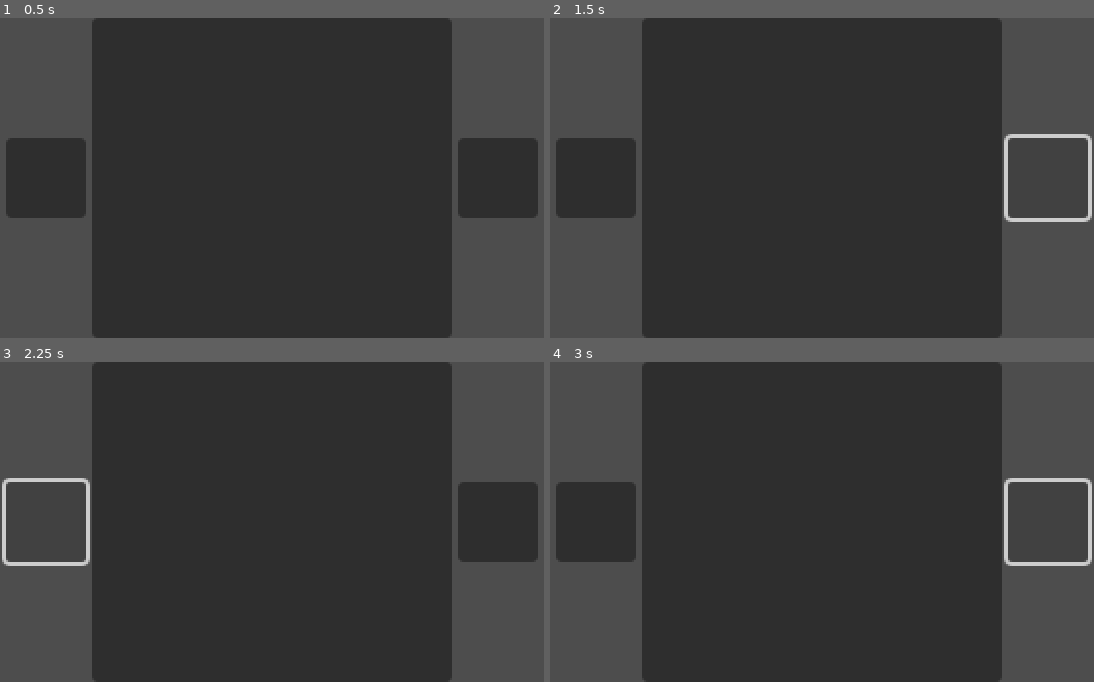
Above: before the commit, frames 1-4 (two rows, left to right).
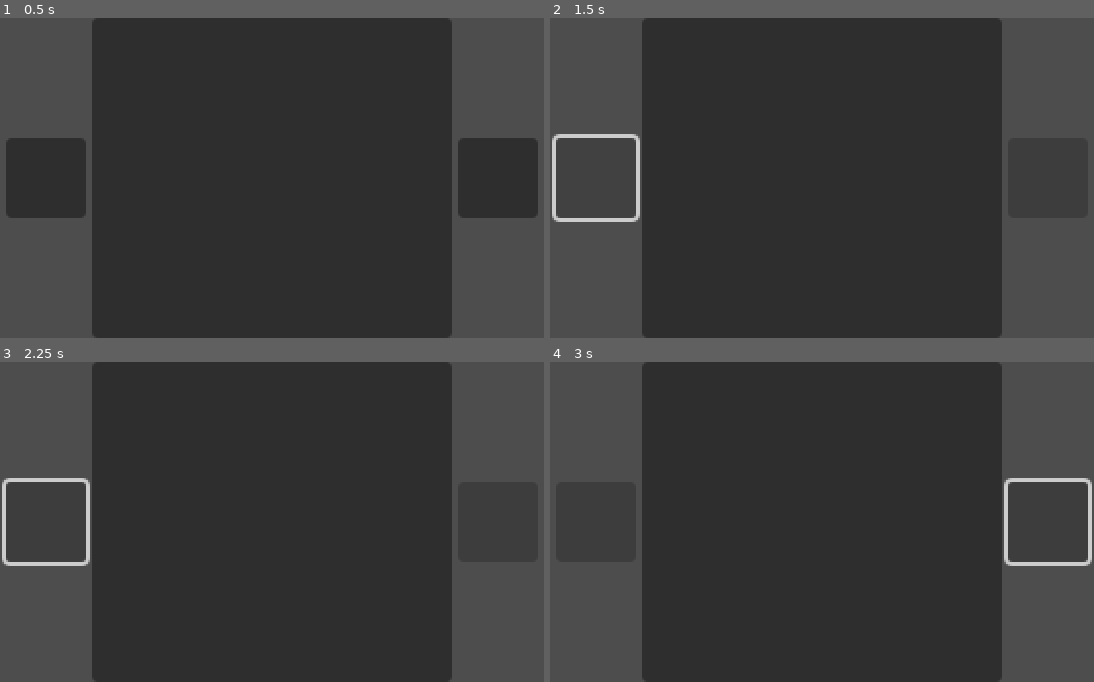
Above: after the commit, the same moments.

Repository: CubicMaldo/juego-estructura-ii
Game: Godot game, scene res://node_2d.tscn
Same seed, same stepped clock (60 frames per second), same inputs: the game is played once before the commit and once after it.
Inputs (mouse positions are in pixels of both pictures, inside the frame that each line leads up to; where the layout moved, square brackets give the same spot in the first picture):
- Up to frame 1 (0.5 s): no input
- Up to frame 2 (1.5 s): click (593, 178) at 0.5 s; click (593, 178) [1050, 178] at 1.25 s
- Up to frame 3 (2.25 s): click (43, 522) at 2 s
- Up to frame 4 (3 s): click (1050, 522) at 2.77 s

Frame 1 is identical in both runs. In frame 2, 1.5% of the frame differs, in the area x 0-100%, y 36-64%; in frame 3, less than 0.1%; in frame 4, less than 0.1%.

Commit message:
movimiento atravez de nodos

Diff:
--- a/assets/scripts/global.gd
+++ b/assets/scripts/global.gd
@@ -1,6 +1,21 @@
 extends Node
+
+signal puntero_actualizado(nodo_actual : Nodo)
 
 var tree : Arbol
 var nodo_actual : Nodo
+var puntaje : int
 
-var puntaje : int
+func cambiarPuntero(direccion : String):
+	if direccion == "Derecha" and nodo_actual.derecho != null:
+		nodo_actual = nodo_actual.derecho
+	elif direccion == "Izquierda" and nodo_actual.izquierdo != null:
+		nodo_actual = nodo_actual.izquierdo
+	else:
+		print("❌ No hay nodo en esa dirección")
+		return
+
+	nodo_actual.dato -= 1
+
+	tree.imprimir_arbol()
+	emit_signal("puntero_actualizado", nodo_actual)
--- a/assets/scripts/puntero.gd
+++ b/assets/scripts/puntero.gd
@@ -1,14 +1,22 @@
 extends Button
 
 @export_enum("Izquierda", "Derecha") var direccion: String = "Izquierda"
-var arbol = Global.tree
 
+func _ready() -> void:
+	Global.connect("puntero_actualizado", Callable(self, "_on_nodo_actualizado"))
 
 func _on_pressed() -> void:
-	if direccion == "Derecha" and Global.nodo_actual.derecho != null:
-		Global.nodo_actual = Global.nodo_actual.derecho
-	elif Global.nodo_actual.izquierdo != null:
-		Global.nodo_actual = Global.nodo_actual.izquierdo
-	Global.nodo_actual.dato -= 1
+	Global.cambiarPuntero(direccion)
 
-	Global.tree.imprimir_arbol()
+func _on_nodo_actualizado(nodo : Nodo) -> void:
+	# Verifica si el nodo actual tiene hijo hacia la dirección del botón
+	var existe_hijo := false
+
+	match direccion:
+		"Izquierda":
+			existe_hijo = nodo.izquierdo != null
+		"Derecha":
+			existe_hijo = nodo.derecho != null
+
+	# Desactiva el botón si no hay nodo hijo en esa dirección
+	disabled = not existe_hijo
